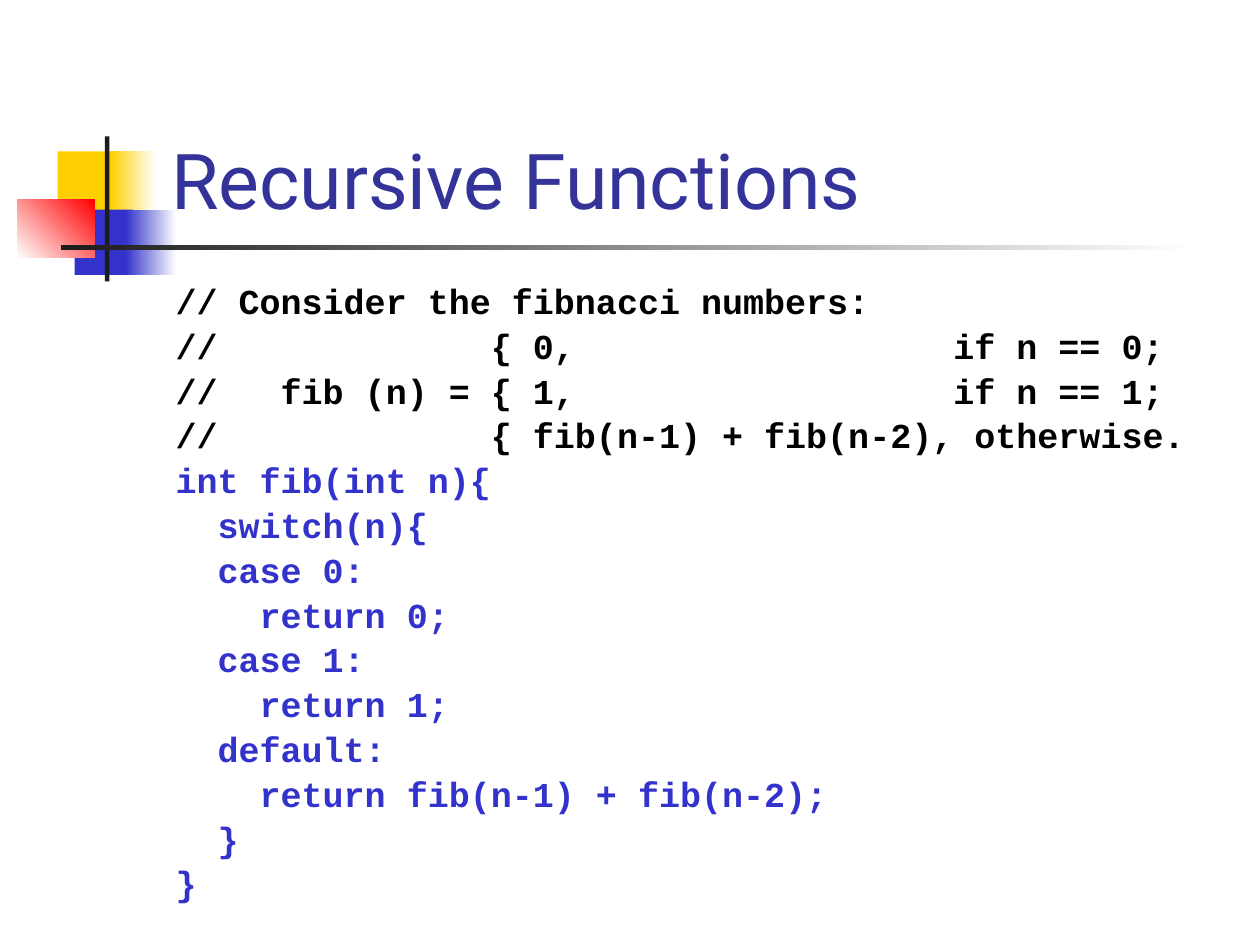
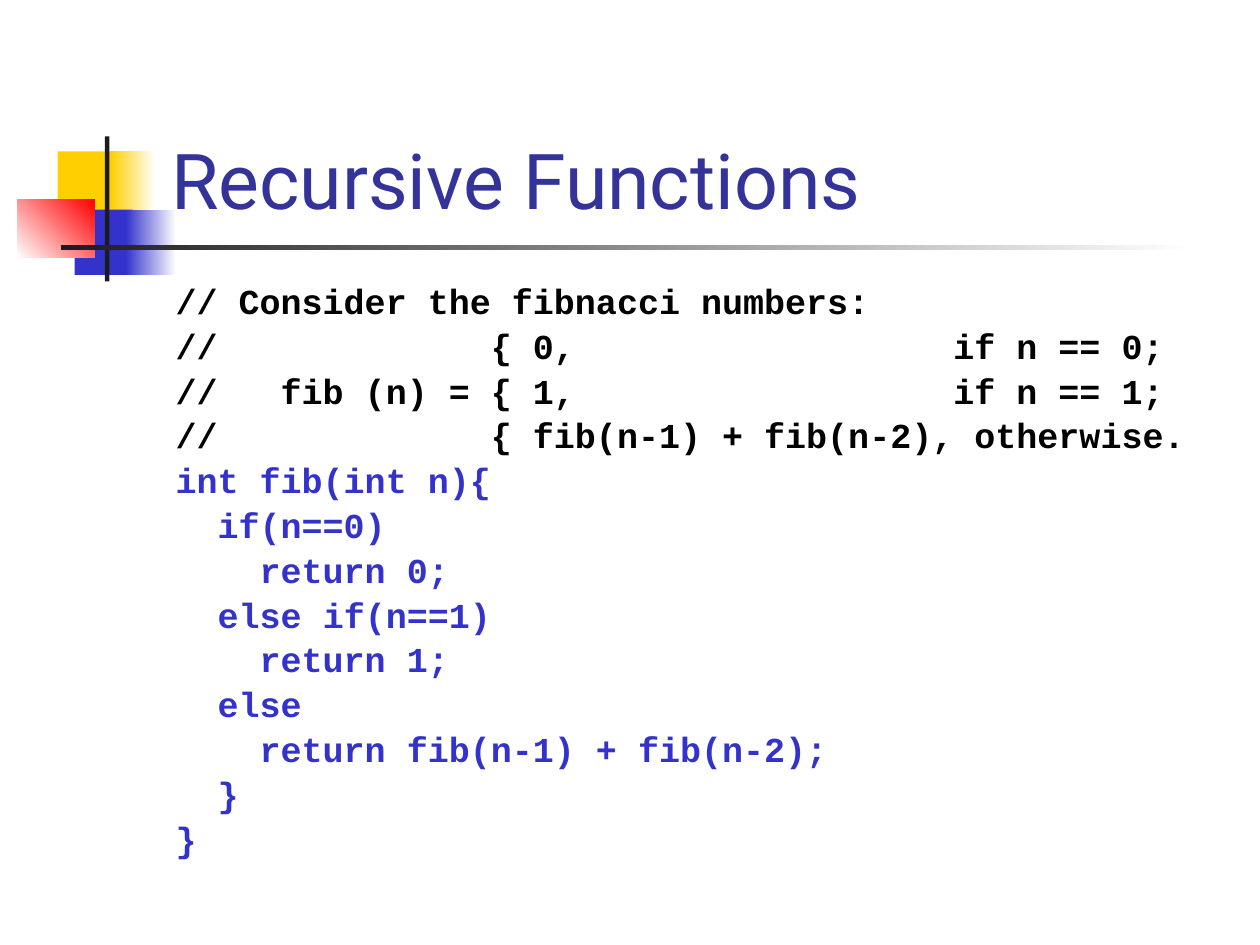
Before and after one commit to csslab-ustc/csslab-ustc.github.io, a slide deck: slide 19 of courses/sysprog/slides/lec05-fun.pptx. Drawn at 1260x945 pixels with LibreOffice and Linux fonts; fonts in the diff are those of the drawing. Boxes give left, top, right and bottom in pixels: in the first picture for what was removed or moved away, otherwise in the second. Text is boxed around its words. In the diff, an @@ line names an element or a change of style, - is before the commit and + after.

```diff
--- a/courses/sysprog/slides/lec05-fun.pptx
+++ b/courses/sysprog/slides/lec05-fun.pptx
@@ text at (218,513,386,546): text changed @@
-switch(n){
-case 0:
+if(n==0)
@@ text at (218,603,491,636): text changed @@
-case 1:
+else if(n==1)
@@ text at (218,693,302,718): text changed @@
-default:
+else
```
Also in this commit, not shown: 28 other files.
